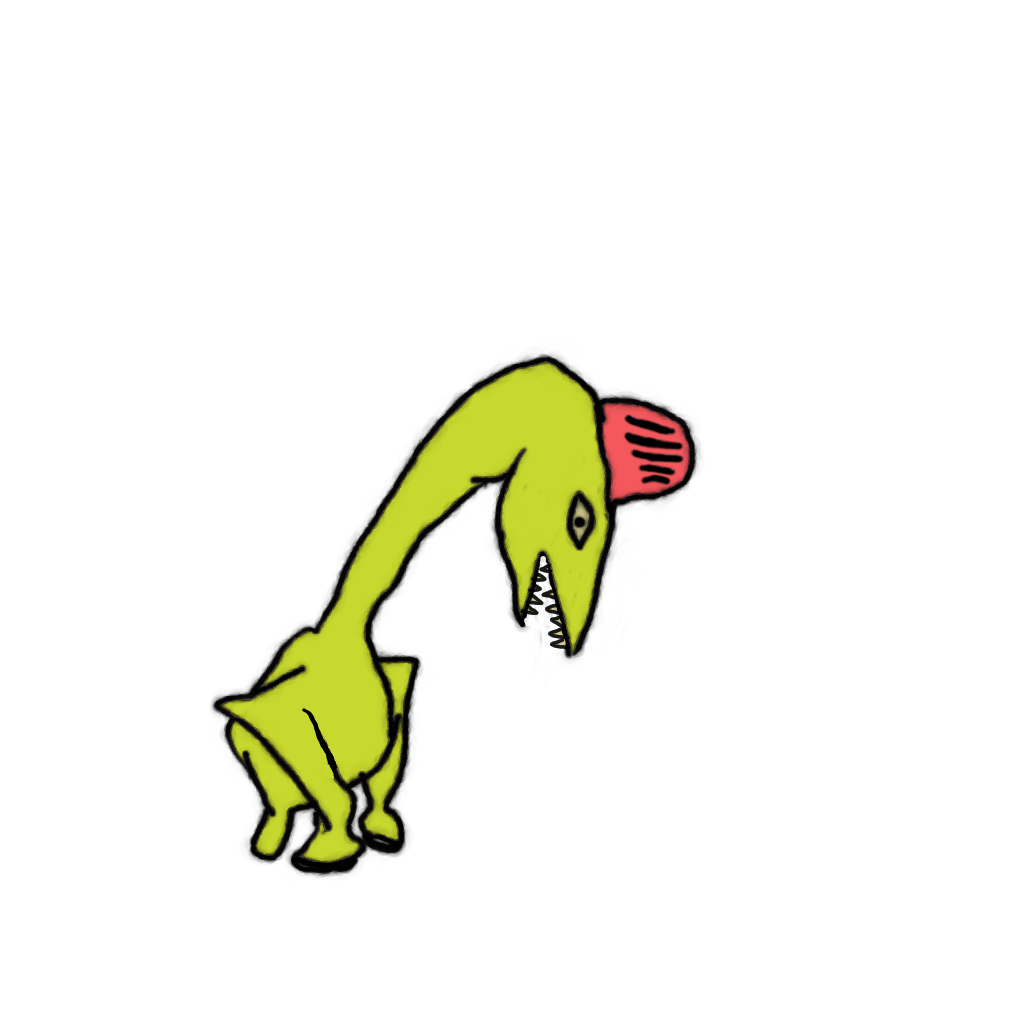
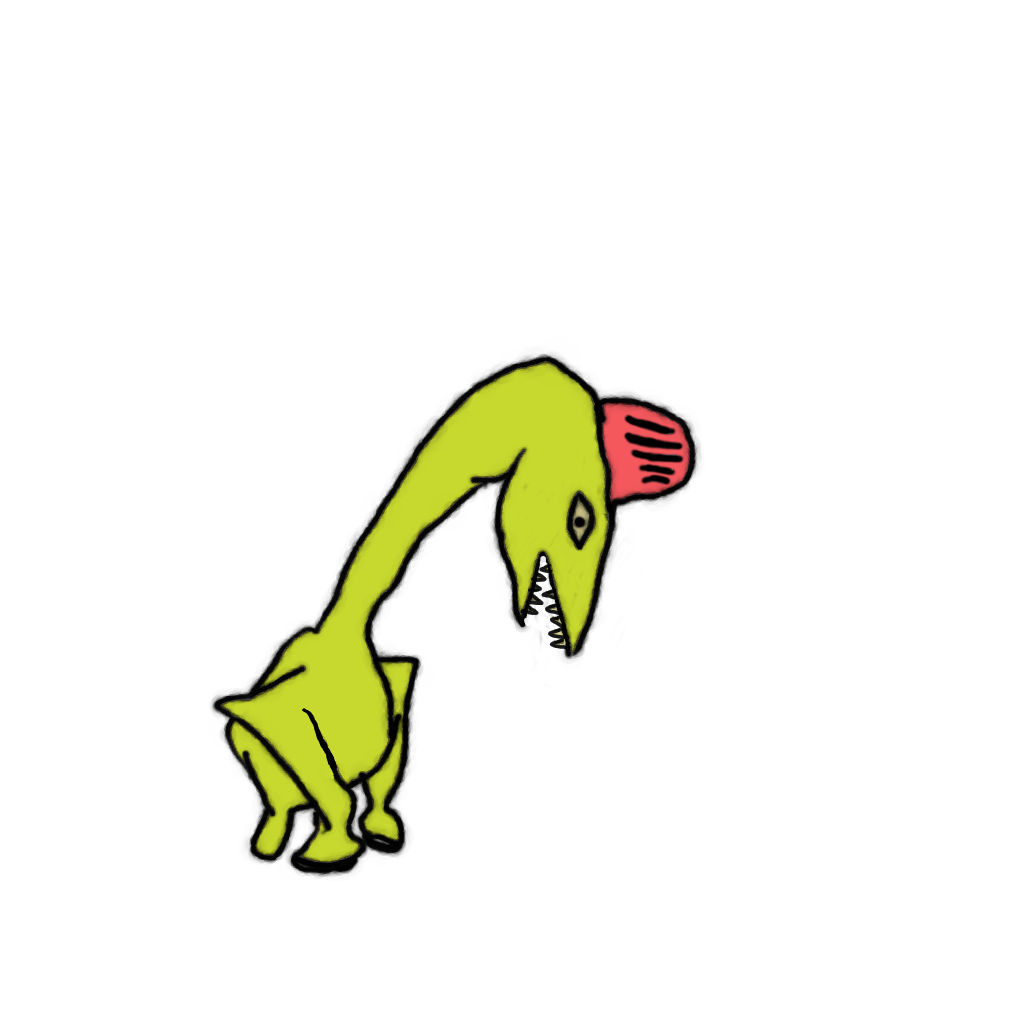
Two versions of the same layered image (1024x1024). Layer-by-layer changes:
showed "Paint Layer 13" over [230, 372, 689, 860]
